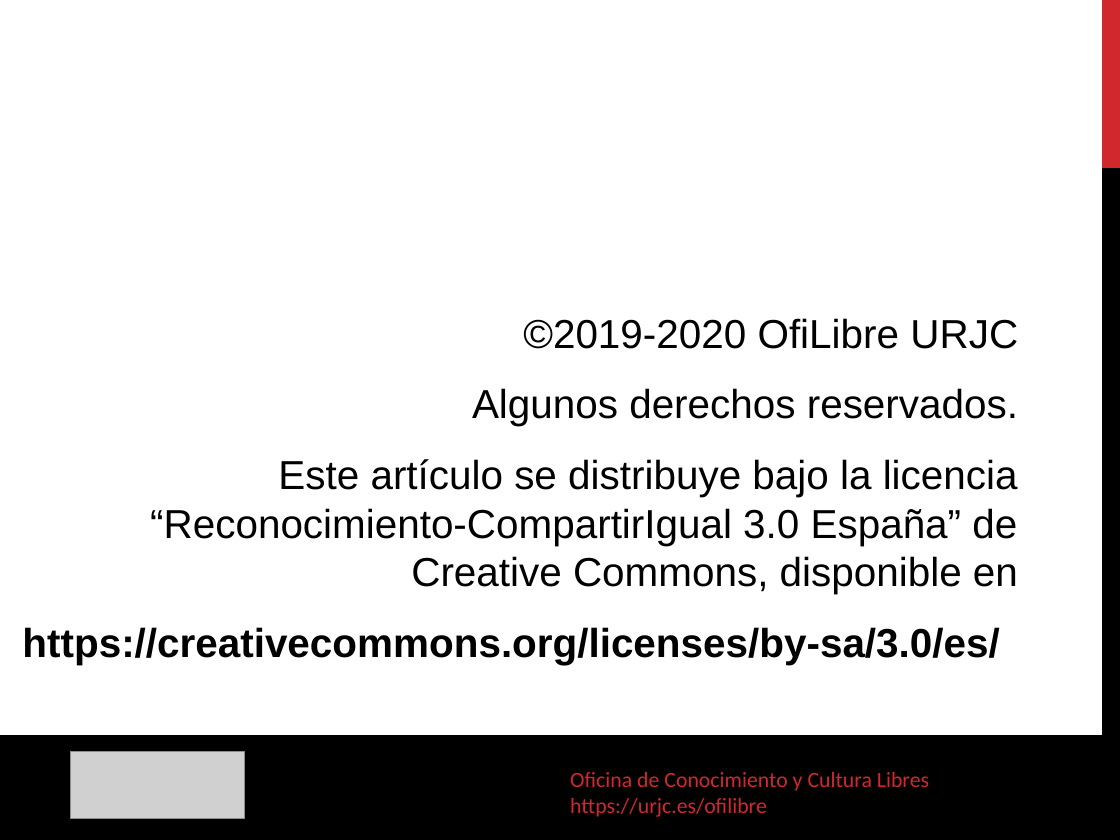
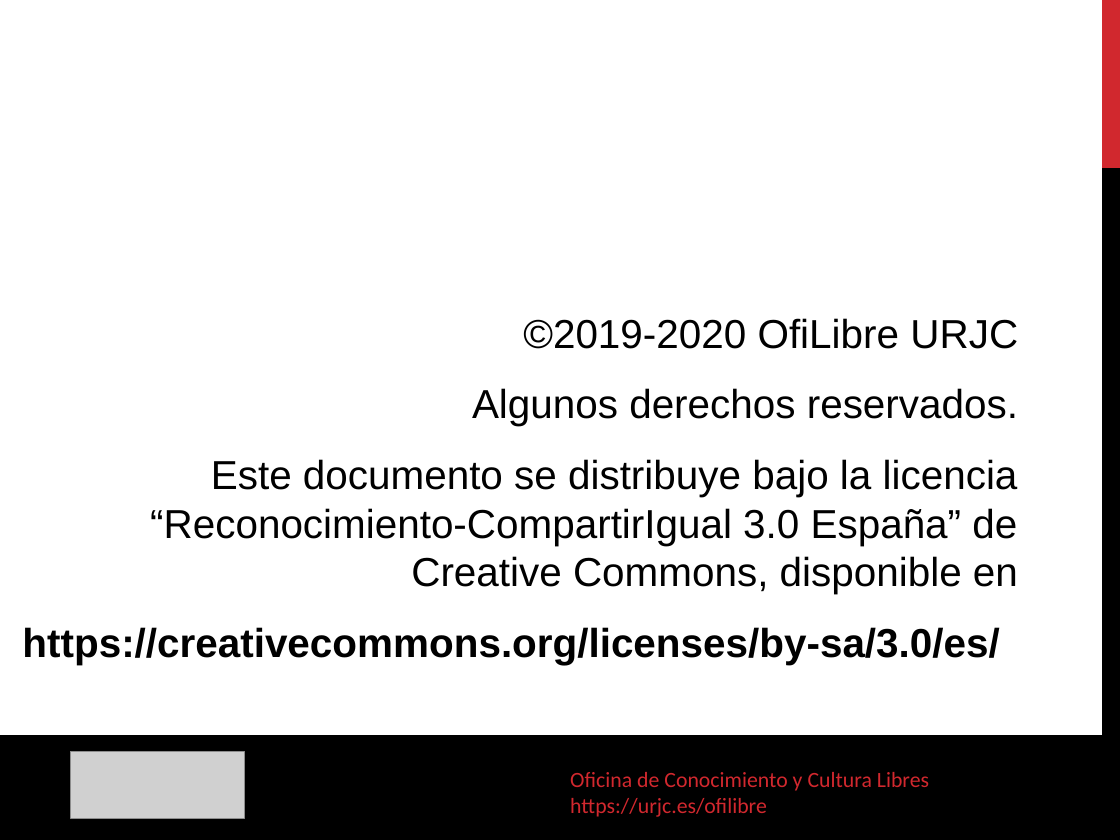
Before and after one commit to gabrielIzquierdo/OfiLibreGabri.github.io, a slide deck: slide 56 of transpas/publicacion-abierta/Publicacion_Abierta.odp. Drawn at 1120x840 pixels with LibreOffice and Linux fonts; fonts in the diff are those of the drawing; grey boxes stand for pictures. Boxes give left, top, right and bottom in pixels: in the first picture for what was removed or moved away, otherwise in the second. Text is boxed around its words. In the diff, an @@ line names an element or a change of style, - is before the commit and + after.

```diff
--- a/transpas/publicacion-abierta/Publicacion_Abierta.odp
+++ b/transpas/publicacion-abierta/Publicacion_Abierta.odp
@@ text at (150,459,1018,594): text changed @@
-Este artículo se distribuye bajo la licencia “Reconocimiento-CompartirIgual 3.0 España” de Creative Commons, disponible en
+Este documento se distribuye bajo la licencia “Reconocimiento-CompartirIgual 3.0 España” de Creative Commons, disponible en
```
Also in this commit, not shown: 3 other files.
